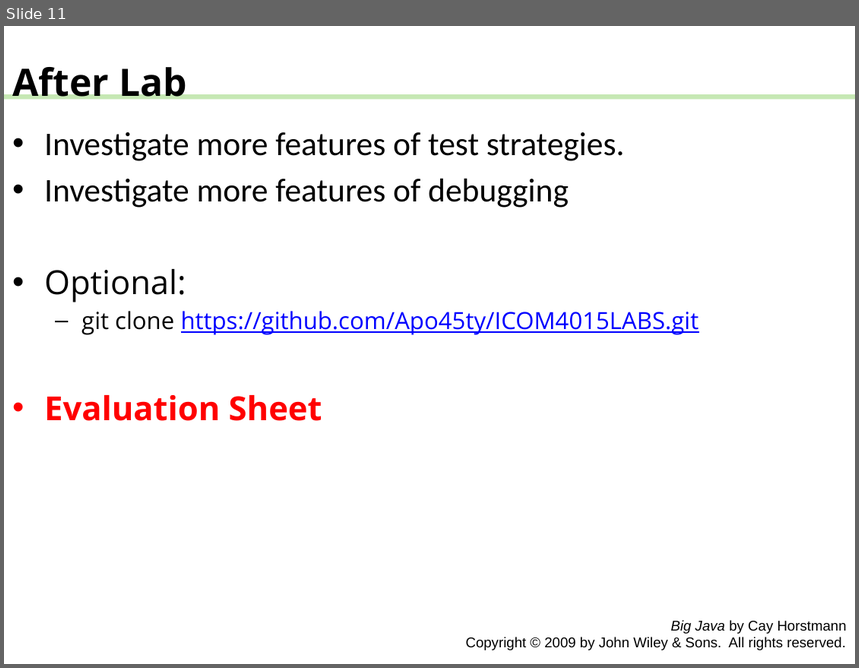
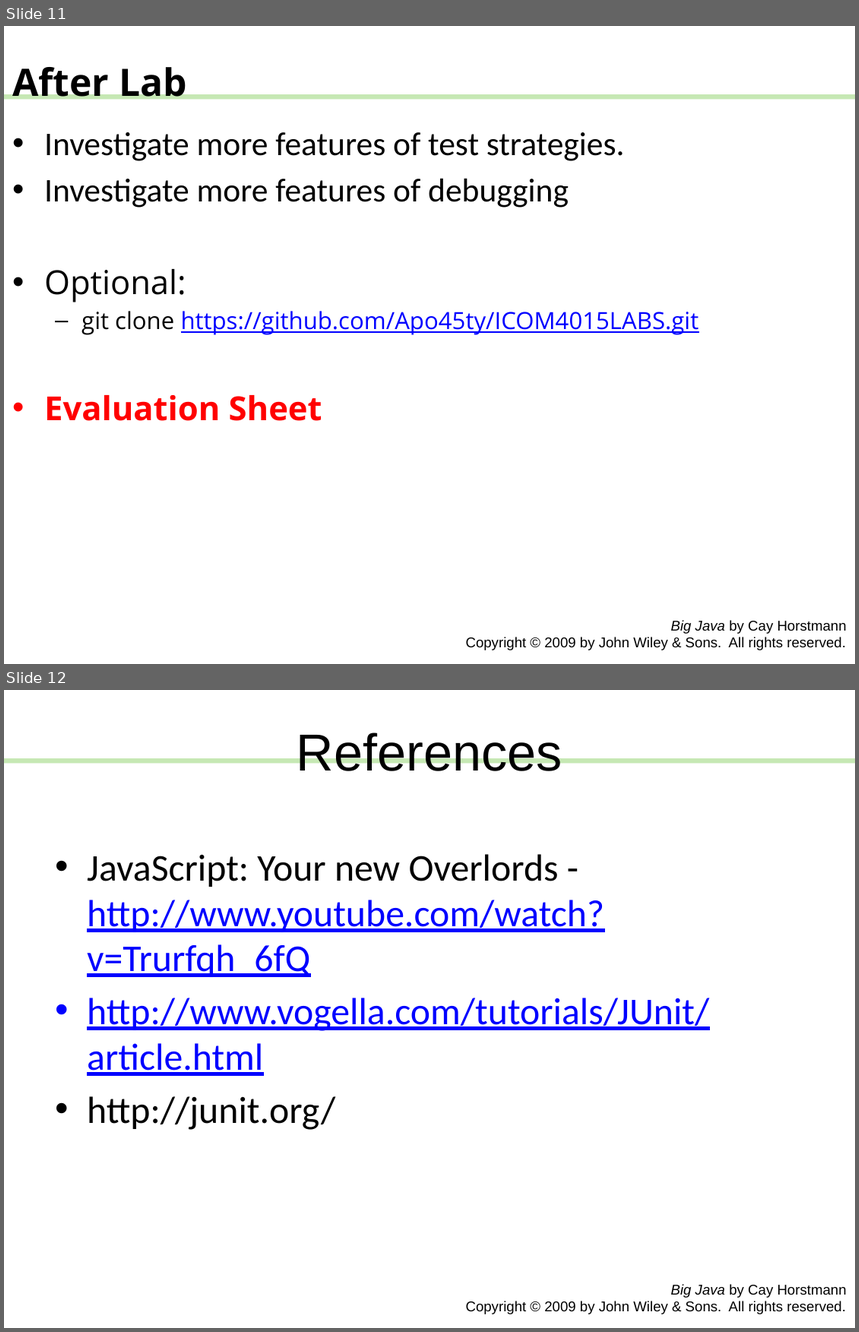
Before and after one commit to Apo45ty/ICOM4015LABS, a slide deck: Laboratory_02/presentation.pptx. Shown one above the other, each under a label of ours: slide 11 before the commit, slides 11 and 12 after it. The pictures are 859x668 and 859x1332 pixels, drawn with LibreOffice and Linux fonts; fonts in the diff are those of the drawing. Boxes give left, top, right and bottom in pixels: in the first picture for what was removed or moved away, otherwise in the second. Text is boxed around its words. In the diff, an @@ line names an element or a change of style, - is before the commit and + after.

```diff
--- a/Laboratory_02/presentation.pptx
+++ b/Laboratory_02/presentation.pptx
@@ slide 12 added at (4,690,855,1328), background #FFFFFF; not listed: 2 template elements that a slide beside it also shows @@
@@ title added at (297,733,563,771), 44 pt, text #000000 @@
+References
@@ text added at (87,854,709,1130), 32 pt, text #0000FF, underline @@
+• JavaScript: Your new Overlords - http://www.youtube.com/watch?v=Trurfqh_6fQ
+• http://www.vogella.com/tutorials/JUnit/article.html
+• http://junit.org/
```
Also in this commit, not shown: 2 slides changed, 12 other files.
